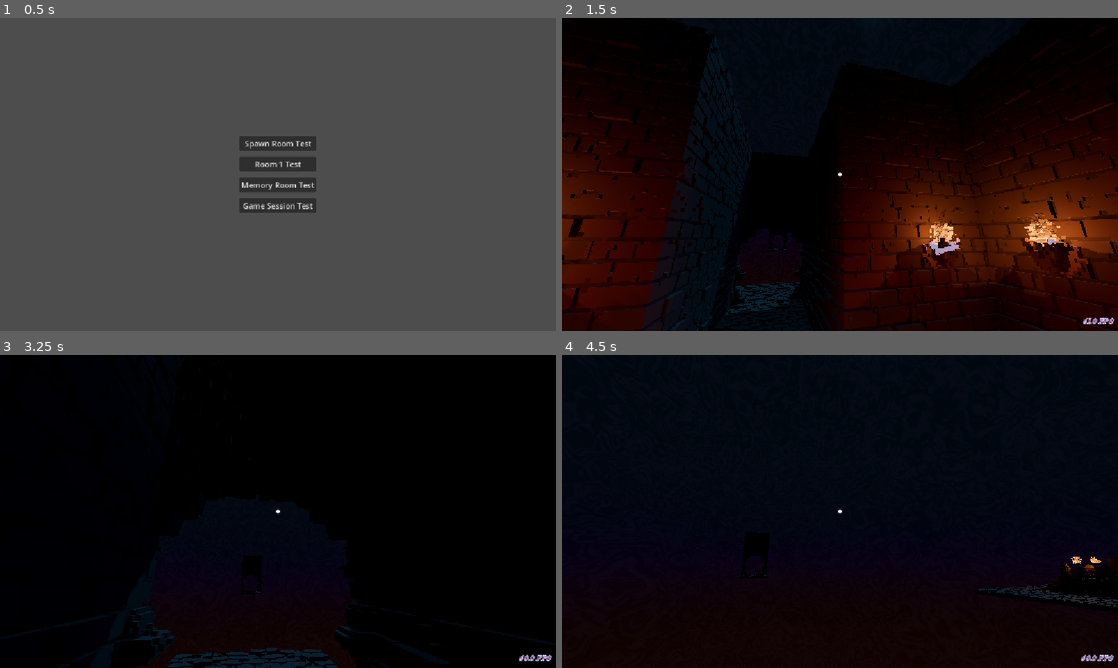
Above: before the commit, frames 1-4 (two rows, left to right).
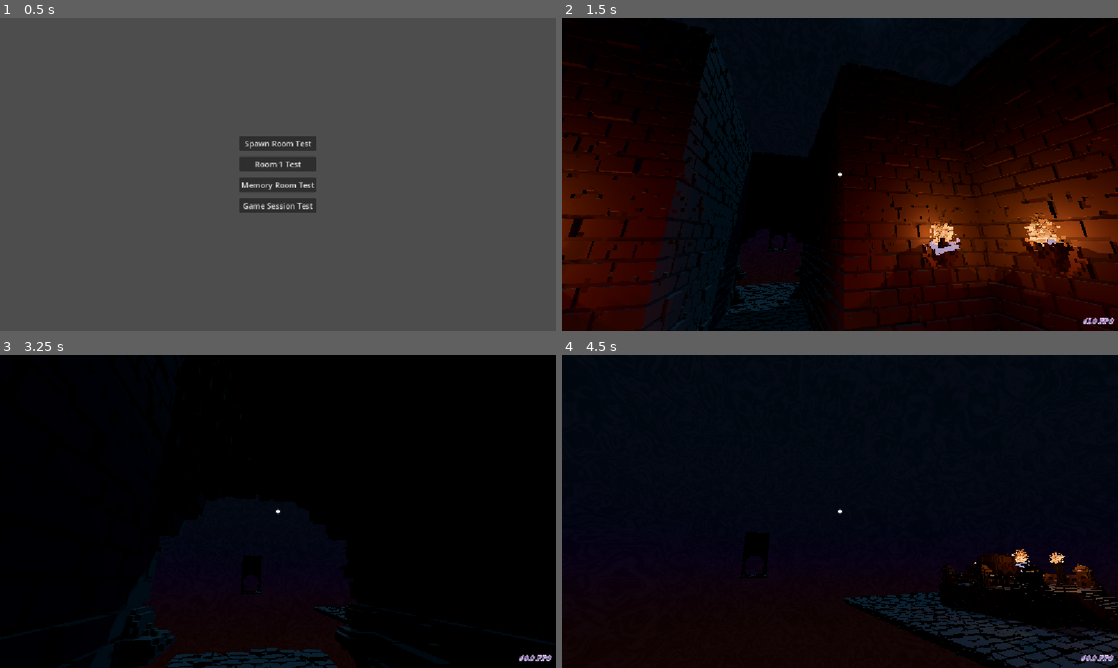
Above: after the commit, the same moments.

Repository: Josephblt/the-loop
Game: Godot game, scene res://tests/test_scene_menu.tscn
Same seed, same stepped clock (60 frames per second), same inputs: the game is played once before the commit and once after it.
Inputs (mouse positions are in pixels of both pictures, inside the frame that each line leads up to):
- Up to frame 1 (0.5 s): no input
- Up to frame 2 (1.5 s): click "Game Session Test" at 0.5 s; move the mouse to (867, 174) at 1.27 s; hold W (Forward) from 1.28 s (still down); click (867, 174) at 1.35 s
- Up to frame 3 (3.25 s): keep holding W (Forward); tap Space (Jump) at 1.52, 2.27 s; move the mouse to (250, 511) at 2.02 s; tap Shift (Walk) at 2.1 s; move the mouse to (289, 505) at 2.77 s; click (289, 505) at 2.85 s
- Up to frame 4 (4.5 s): keep holding W (Forward); move the mouse to (834, 517) at 3.52 s; tap Shift (Walk) at 3.6 s; tap Space (Jump) at 3.77 s; move the mouse to (878, 514) at 4.27 s; click (878, 514) at 4.35 s

Frame 1 is identical in both runs. In frame 2, less than 0.1% of the frame differs, in the area x 33-100%, y 56-92%; in frame 3, less than 0.1%; in frame 4, 4.3%, in the area x 50-100%, y 62-100%.

Commit message:
Derive session randomness from one seed

Diff:
--- a/src/scripts/scenes/game_session.gd
+++ b/src/scripts/scenes/game_session.gd
@@ -21,7 +21,8 @@
 
 func _ready() -> void:
 	_start_loop()
-	_perform_stage_layout(StageLayout.create(session_seed))
+	var random_seeds: Array[int] = _derive_random_seeds(session_seed)
+	_perform_stage_layout(StageLayout.create(random_seeds[0]))
 
 
 func _start_loop() -> void:
@@ -57,7 +58,17 @@
 	_stage.add_child(instance)
 
 
-static func create(random_seed: int, grief_stages_stack: GriefStagesStack, memories_stack: MemoriesStack, loop_count: int) -> void:
+static func start(random_seed: int) -> void:
+	var random_seeds: Array[int] = _derive_random_seeds(random_seed)
+	_create(
+		random_seed,
+		GriefStagesStack.new(random_seeds[1]),
+		MemoriesStack.new(random_seeds[2]),
+		0
+	)
+
+
+static func _create(random_seed: int, grief_stages_stack: GriefStagesStack, memories_stack: MemoriesStack, loop_count: int) -> void:
 	var game_session: GameSession = preload(GAME_SESSION_SCENE_PATH).instantiate()
 	game_session.session_seed = random_seed
 	game_session._grief_stages_stack = grief_stages_stack
@@ -68,6 +79,12 @@
 	scene_tree.current_scene.queue_free()
 	scene_tree.root.add_child(game_session)
 	scene_tree.current_scene = game_session
+
+
+static func _derive_random_seeds(random_seed: int) -> Array[int]:
+	var randomizer: RandomNumberGenerator = RandomNumberGenerator.new()
+	randomizer.seed = random_seed
+	return [randomizer.randi(), randomizer.randi(), randomizer.randi()]
 
 
 static func serialize(game_session: GameSession) -> void:
@@ -93,7 +110,7 @@
 	var memories_stack: MemoriesStack = data["_memories_stack"]
 	var loop_count: int = data["_loop_count"]
 
-	GameSession.create(
+	GameSession._create(
 		random_seed,
 		grief_stages_stack,
 		memories_stack,
--- a/src/scripts/scenes/main_menu.gd
+++ b/src/scripts/scenes/main_menu.gd
@@ -18,12 +18,7 @@
 
 
 func new_game():
-	GameSession.create(
-		randi(),
-		GriefStagesStack.new(randi()),
-		MemoriesStack.new(randi()),
-		0
-	)
+	GameSession.start(randi())
 
 
 func _on_continue_pressed() -> void:
--- a/src/scripts/tests/test_scene_menu.gd
+++ b/src/scripts/tests/test_scene_menu.gd
@@ -26,9 +26,4 @@
 
 
 func _on_game_session_pressed() -> void:
-	GameSession.create(
-		GAME_SESSION_SEED,
-		GriefStagesStack.new(GAME_SESSION_SEED),
-		MemoriesStack.new(GAME_SESSION_SEED),
-		0
-	)
+	GameSession.start(GAME_SESSION_SEED)
